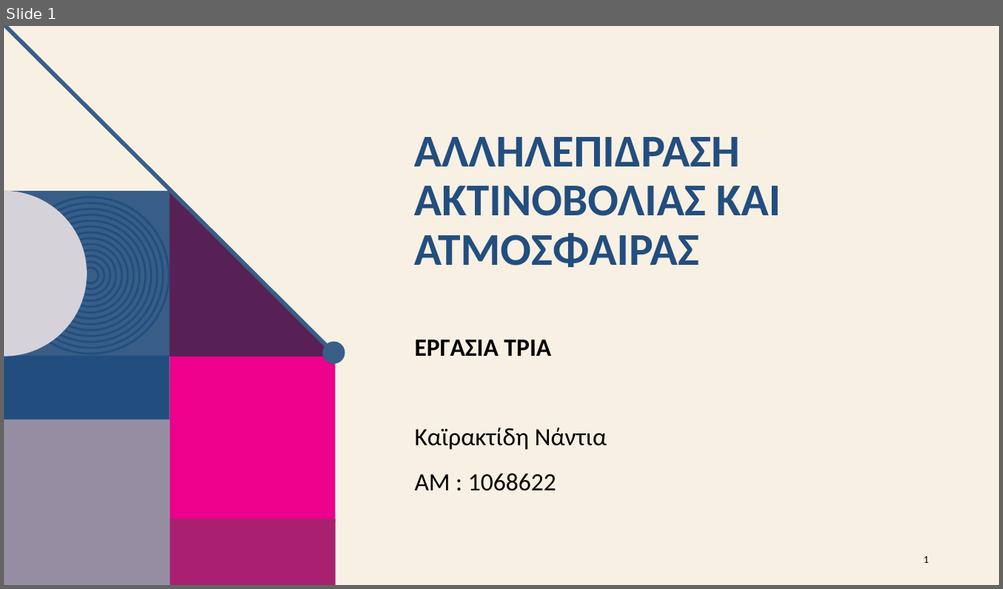
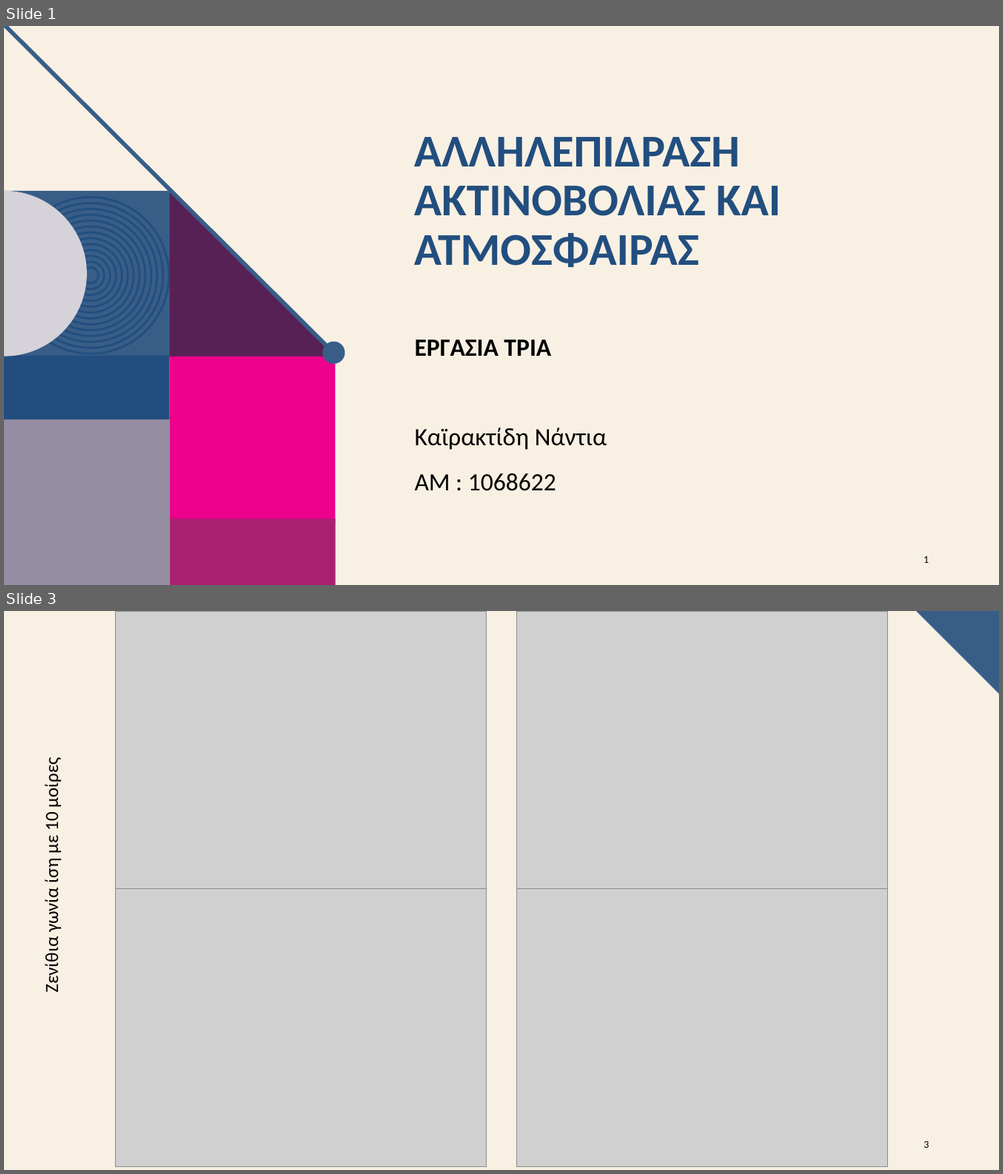
Before and after one commit to nadezsha/MSc---Applied-Meteorology-and-Environmental-Physics, a slide deck: Radiation and Atmosphere Interaction/Report 3/ΕργασίαΤρία.pptx. Shown one above the other, each under a label of ours: slide 1 before the commit, slides 1 and 3 after it; the slides between them are not shown. The pictures are 1003x589 and 1003x1174 pixels, drawn with LibreOffice and Linux fonts; fonts in the diff are those of the drawing; grey boxes stand for pictures; background and template pictures are left out. Boxes give left, top, right and bottom in pixels: in the first picture for what was removed or moved away, otherwise in the second. Text is boxed around its words. In the diff, an @@ line names an element or a change of style, - is before the commit and + after.

```diff
--- a/Radiation and Atmosphere Interaction/Report 3/ΕργασίαΤρία.pptx
+++ b/Radiation and Atmosphere Interaction/Report 3/ΕργασίαΤρία.pptx
@@ slide 3 added at (4, 611, 999, 1170), background #F8F0E3 @@
@@ picture added at (116, 611, 486, 889) @@
@@ picture added at (517, 611, 888, 889) @@
@@ freeform shape added at (916, 611, 999, 694), fill #385E88 @@
@@ text added at (40, 762, 63, 992), 18 pt, text #000000 @@
+Ζενίθια γωνία ίση με 10 μοίρες
@@ picture added at (116, 889, 486, 1167) @@
@@ picture added at (517, 889, 888, 1167) @@
@@ page number added at (923, 1142, 928, 1148), 10 pt, text #000000 @@
+3
```
Also in this commit, not shown: 8 other slides added, 4 slides removed.
